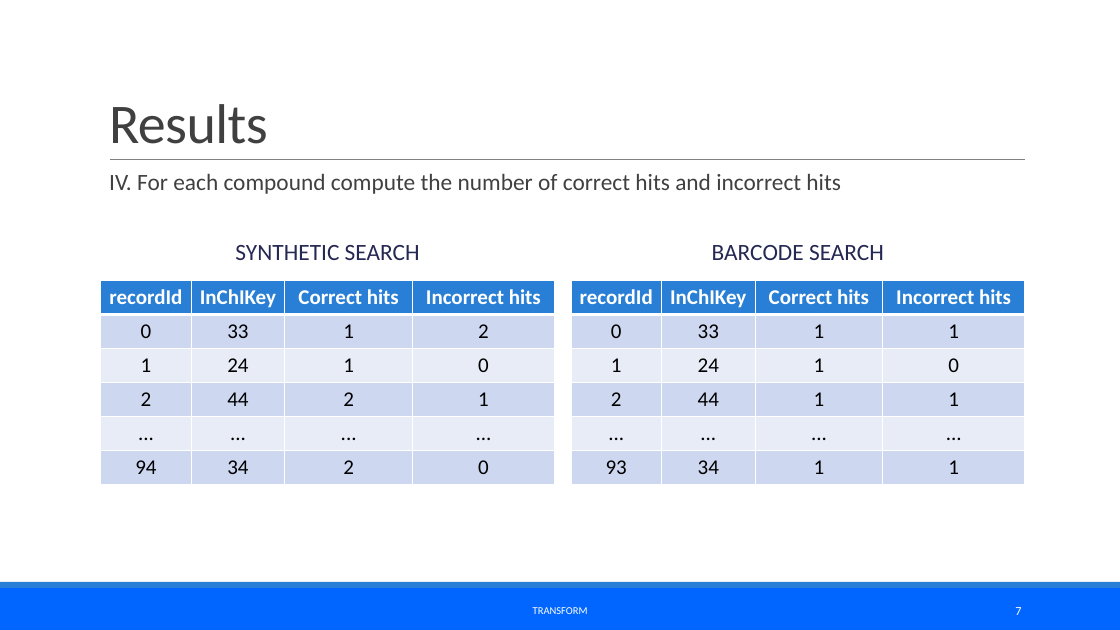
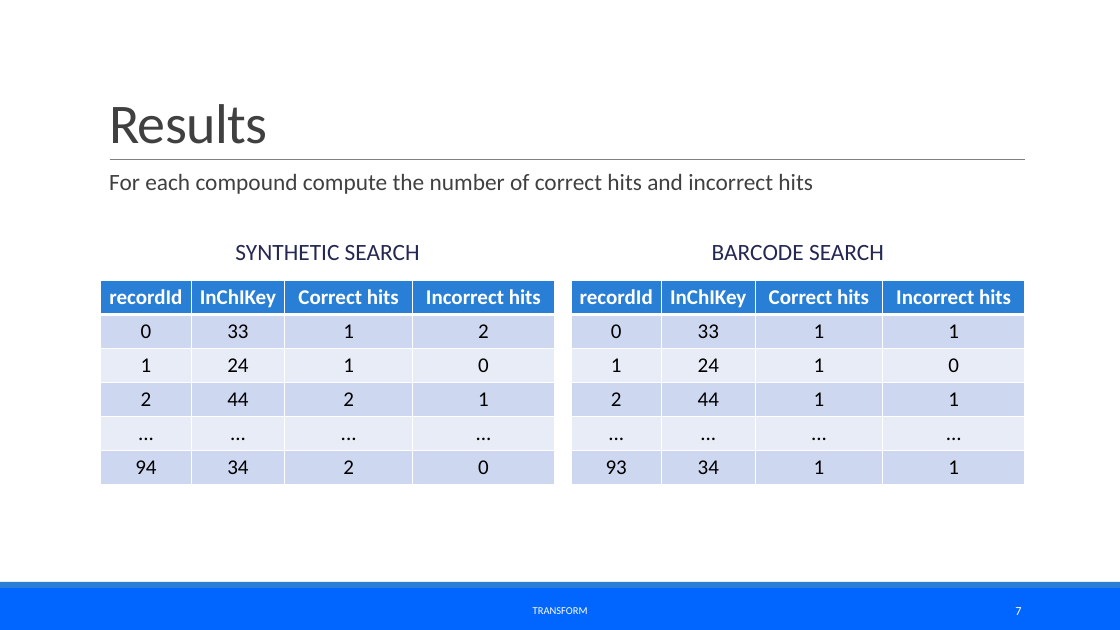
Before and after one commit to jozef1v/MS_Synthetic_Library, a slide deck: slide 7 of Presentation/Prezentácia_MS_Library.pptx. Drawn at 1120x630 pixels with LibreOffice and Linux fonts; fonts in the diff are those of the drawing. Boxes give left, top, right and bottom in pixels: in the first picture for what was removed or moved away, otherwise in the second. Text is boxed around its words. In the diff, an @@ line names an element or a change of style, - is before the commit and + after.

```diff
--- a/Presentation/Prezentácia_MS_Library.pptx
+++ b/Presentation/Prezentácia_MS_Library.pptx
@@ text at bbox=[109, 174, 813, 194]: text changed @@
-  IV. For each compound compute the number of correct hits and incorrect hits
+  For each compound compute the number of correct hits and incorrect hits
```
Also in this commit, not shown: 13 other slides changed, 2 slides added, 20 other files.
